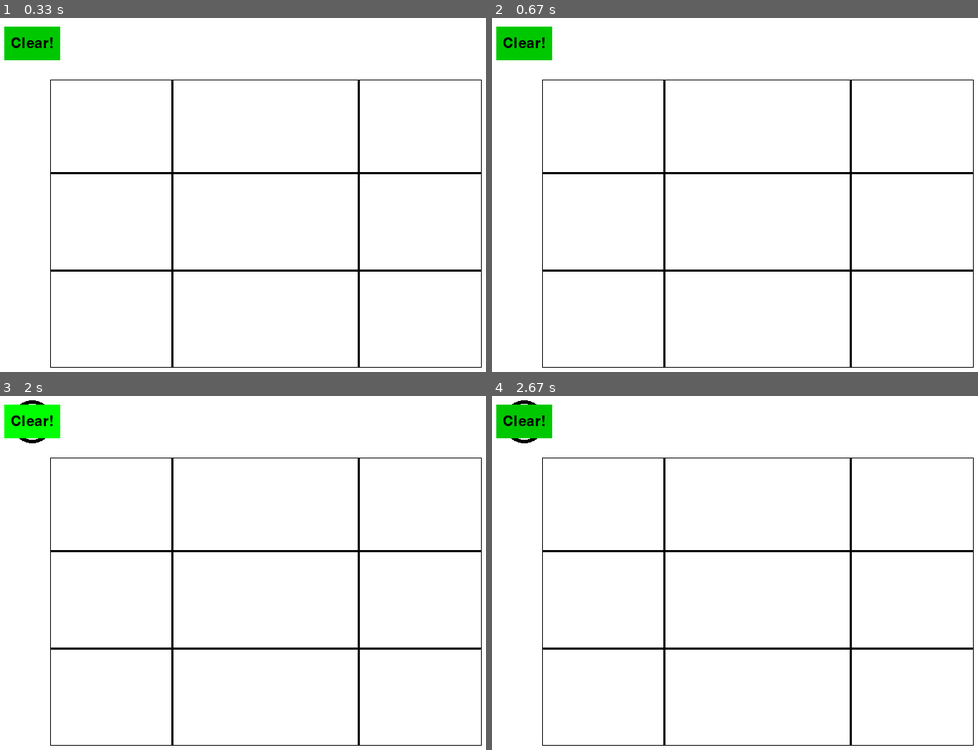
Above: before the commit, frames 1-4 (two rows, left to right).
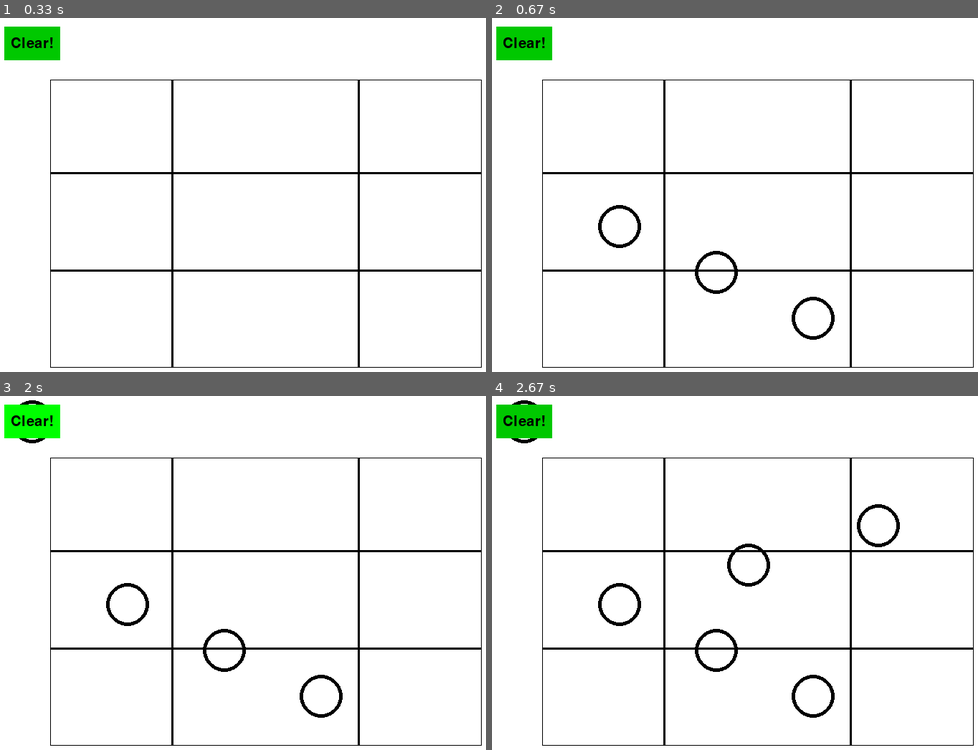
Above: after the commit, the same moments.

Repository: paramkpr/PyGame
Game: pygame game, started from TicTacToe.py
The game is run twice, just before and just after one commit, with the same random seed, the same clock (stepped at 60 frames per second) and the same inputs.
Inputs (mouse positions are in pixels of both pictures, inside the frame that each line leads up to):
- Up to frame 1 (0.33 s): no input
- Up to frame 2 (0.67 s): press the mouse at (618, 226) at 0.37 s; move the mouse to (715, 272) at 0.47 s; release the mouse at (812, 318) at 0.6 s
- Up to frame 3 (2 s): click "Clear!" at 1.72 s
- Up to frame 4 (2.67 s): press the mouse at (618, 604) at 2.03 s; move the mouse to (749, 565) at 2.13 s; release the mouse at (875, 526) at 2.27 s

Frame 1 is identical in both runs. In frame 2, 0.7% of the frame differs, in the area x 21-71%, y 52-91%; in frame 3, 0.7%; in frame 4, 1.2%, in the area x 21-84%, y 30-91%.

Commit message:
modified:   TicTacToe.py Added Keyboard controls

Diff:
--- a/TicTacToe.py
+++ b/TicTacToe.py
@@ -61,14 +61,18 @@
     mouse_position = tuple(pygame.mouse.get_pos())  # Cursor Position Properties
     mouse_position_x = int(mouse_position[0])
     mouse_position_y = int(mouse_position[1])
-    print(mouse_position)
+    "print(mouse_position)"
+
+    #Key Properties
+    key_state = list(pygame.key.get_pressed())[113]
+    print(key_state)
 
     # Draws a Nut on click
-    if mouse_state == (1, 0, 0) and 100 > mouse_position_x < 670 and 100 > mouse_position_y < 350:
+    if mouse_state == (1, 0, 0):
         pygame.draw.circle(gameDisplay, BLACK, mouse_position, 30, 5)  # Nut Sprite
 
     # Draws Cross
-    if mouse_state == (0, 0, 1)and 100 > mouse_position_x < 610 and 100 > mouse_position_y < 350:
+    if mouse_state == (0, 0, 1):
         playerCross.nut(mouse_position_x, mouse_position_y)
 
     # Draws Button
